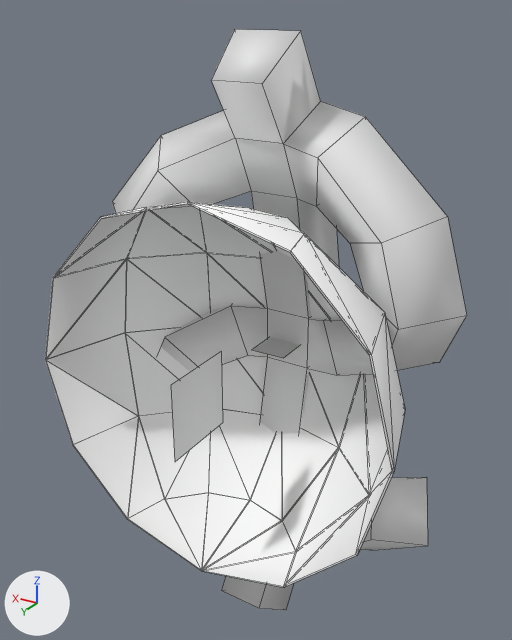
An edit to the Blender file Buypartisan/Assets/Models/Hats/Dollar.blend, drawn before and after from the same camera.
One viewpoint serves both versions: a 50 mm lens placed at (-0.514, 0.694, 0.501), pointed at (0.009, -0.179, 0.065). Arrows for +X, +Y and +Z are at lower left; the lights stay in place. Mesh edges are drawn as thin lines.

The scene before the commit, as lines of its bpy script (objects in view):
```python
me_cube = bpy.data.meshes.new('Cube')
me_cube.from_pydata(...)  # 88 vertices, 90 faces; spans x -0.239..0.24, y -0.048..0.048, z -0.294..0.289
me_cube.polygons.foreach_set('use_smooth', [True] * 90)
me_id10 = bpy.data.meshes.new('ID10')
me_id10.from_pydata(...)  # 37 vertices, 60 faces; spans x -11.4..11.4, y -11.4..0.0, z -11.4..11.4
me_id10.polygons.foreach_set('use_smooth', [True] * 60)
me_id10.materials.append(mat_material_001)  # white #ffffff
me_plane = bpy.data.meshes.new('Plane')
me_plane.from_pydata([(-0.0595, -0.0595, 0.0), (0.0595, -0.0595, 0.0), (-0.0595, 0.0595, 0.0), (0.0595, 0.0595, 0.0)], [], [(0, 1, 3, 2)])
ob_cube = bpy.data.objects.new('Cube', me_cube)
ob_cube.location = (0.0, -0.307, 0.0)
_m = ob_cube.modifiers.new('SimpleDeform', 'SIMPLE_DEFORM')
_m.deform_method = 'BEND'
_m.deform_axis = 'Z'
_m.origin = ob_plane_001
_m.factor = 1.71
_m.angle = 1.71
_m = ob_cube.modifiers.new('SimpleDeform.001', 'SIMPLE_DEFORM')
_m.deform_method = 'BEND'
_m.deform_axis = 'Z'
_m.origin = ob_plane
_m.factor = 1.379
_m.angle = 1.379
ob_plane = bpy.data.objects.new('Plane', me_plane)
ob_plane.location = (0.0, -0.008, 0.0)
ob_plane.rotation_euler = (0.0, 1.571, 0.0)  # degrees (0, 90, 0)
ob_sketchup_001 = bpy.data.objects.new('SketchUp.001', me_id10)
ob_sketchup_001.location = (0.0, 0.0, 0.0)
ob_sketchup_001.scale = (0.0254, 0.0254, 0.0254)
_m = ob_sketchup_001.modifiers.new('Solidify', 'SOLIDIFY')
_m.thickness = 0.1
_m.nonmanifold_thickness_mode = 'FIXED'
_m.nonmanifold_merge_threshold = 0.0003
```
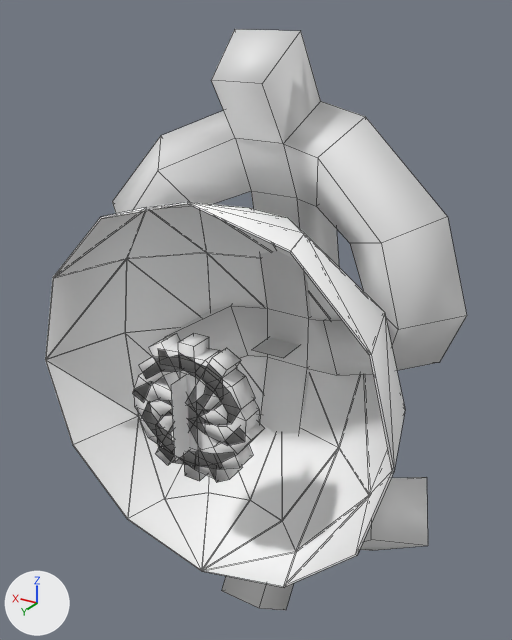
Location of each change, (x1, y1, x2, y2) in pixels of the pictures (512 x 640 px):
'Cube.001', added
    after: (138, 333, 255, 481)
'Cube.002', added
    after: (132, 333, 265, 483)
'Cube.003', added
    after: (134, 341, 259, 479)
'Plane', unchanged, covered by the edit
    before: (171, 352, 223, 462)
    after: (171, 375, 189, 462)

Diff of the bpy script that builds the scene:
```diff
--- a/Buypartisan/Assets/Models/Hats/Dollar.blend.py
+++ b/Buypartisan/Assets/Models/Hats/Dollar.blend.py
@@ ob_cube_001 @@
+ob_cube_001 = bpy.data.objects.new('Cube.001', me_cube.copy())  # the mesh of ob_cube
+ob_cube_001.location = (0.0, 0.0, 0.0)
+ob_cube_001.scale = (0.362, 0.362, 0.362)
@@ ob_cube_002 @@
+ob_cube_002 = bpy.data.objects.new('Cube.002', me_cube.copy())  # the mesh of ob_cube
+ob_cube_002.location = (0.0, 0.0, 0.0)
+ob_cube_002.rotation_euler = (0.0, 0.524, 0.0)  # degrees (0, 30, 0)
+ob_cube_002.scale = (0.362, 0.362, 0.362)
@@ ob_cube_003 @@
+ob_cube_003 = bpy.data.objects.new('Cube.003', me_cube.copy())  # the mesh of ob_cube
+ob_cube_003.location = (0.0, 0.0, 0.0)
+ob_cube_003.rotation_euler = (0.0, -0.524, 0.0)  # degrees (0, -30, 0)
+ob_cube_003.scale = (0.362, 0.362, 0.362)
```
